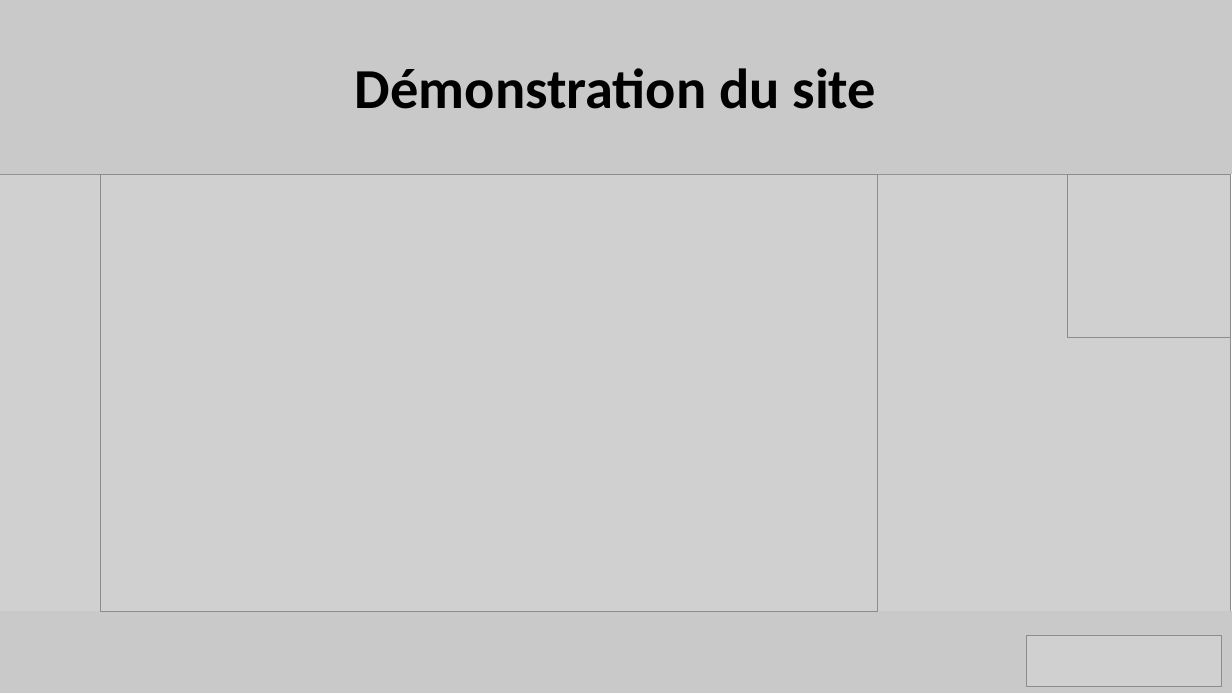
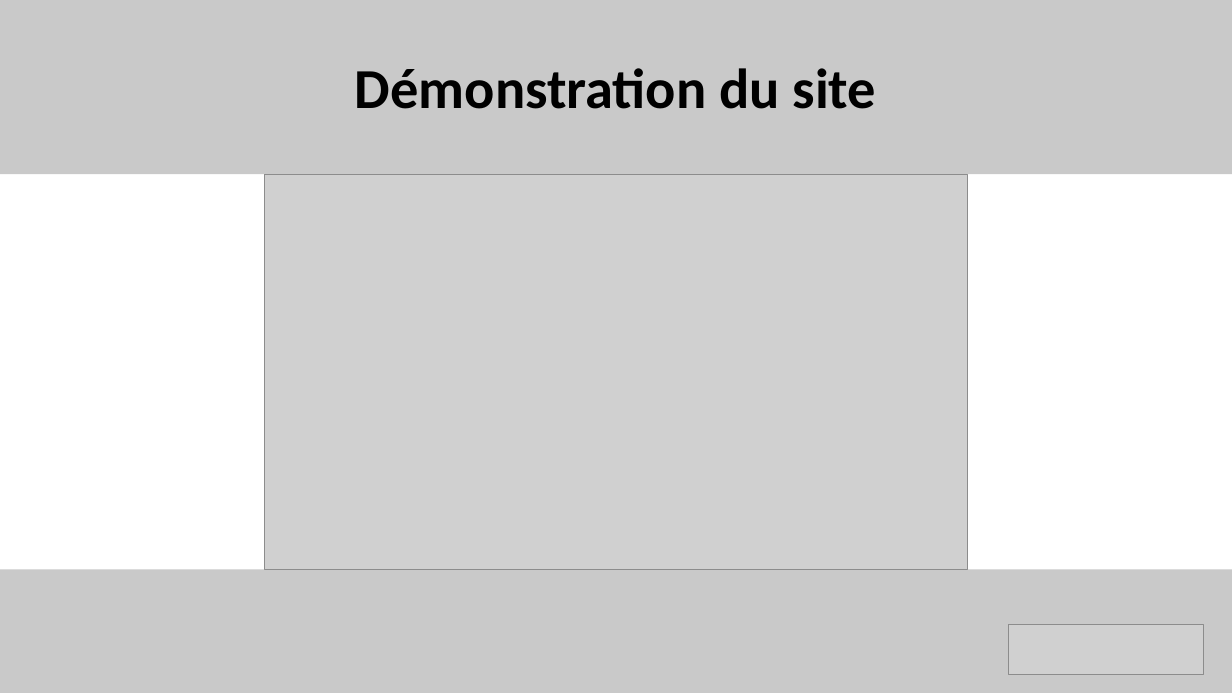
Before and after one commit to benjaminrodriguez/MemoCards, a slide deck: slide 8 of Forum PI/MemoCards_forum.pptx (slide 7 before the commit). Drawn at 1232x693 pixels with LibreOffice and Linux fonts; fonts in the diff are those of the drawing; grey boxes stand for pictures. Boxes give left, top, right and bottom in pixels: in the first picture for what was removed or moved away, otherwise in the second. Text is boxed around its words. In the diff, an @@ line names an element or a change of style, - is before the commit and + after.

```diff
--- a/Forum PI/MemoCards_forum.pptx
+++ b/Forum PI/MemoCards_forum.pptx
@@ picture removed at (0, 175, 1231, 612) @@
@@ picture: place and size @@
-picture at (101, 175, 878, 612)
+picture at (265, 175, 968, 570)
@@ picture removed at (1067, 175, 1231, 338) @@
@@ rectangle: place and size @@
-rectangle at (0, 611, 1232, 693)
+rectangle at (0, 569, 1232, 693)
@@ picture: place and size @@
-picture at (1026, 636, 1222, 686)
+picture at (1008, 625, 1204, 675)
```
Also in this commit, not shown: 3 other slides changed, 3 slides added, 2 slides removed, 1 other file.
